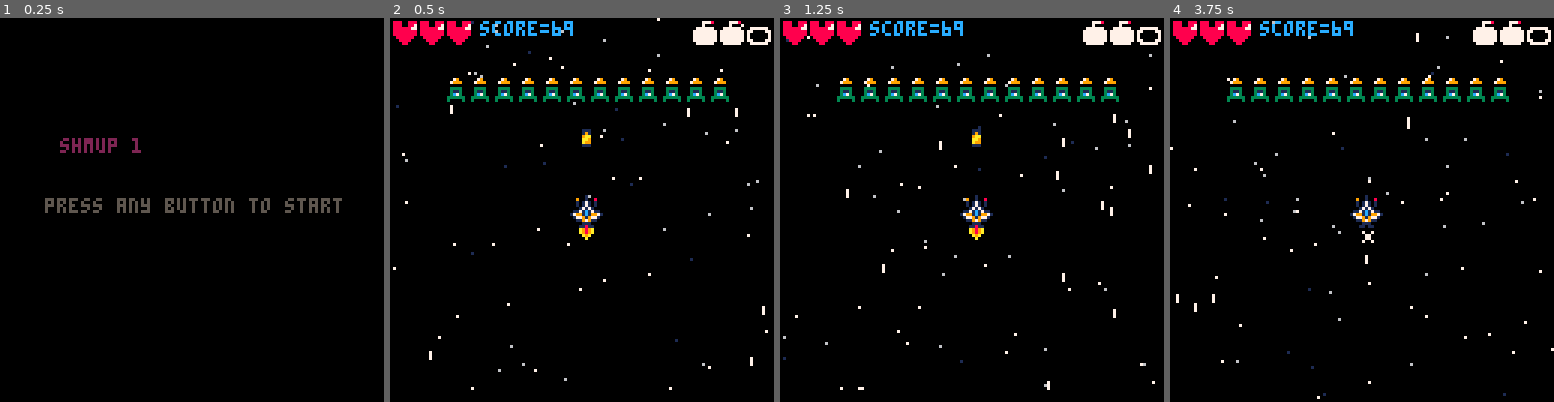
Above: before the commit, frames 1-4 (left to right).
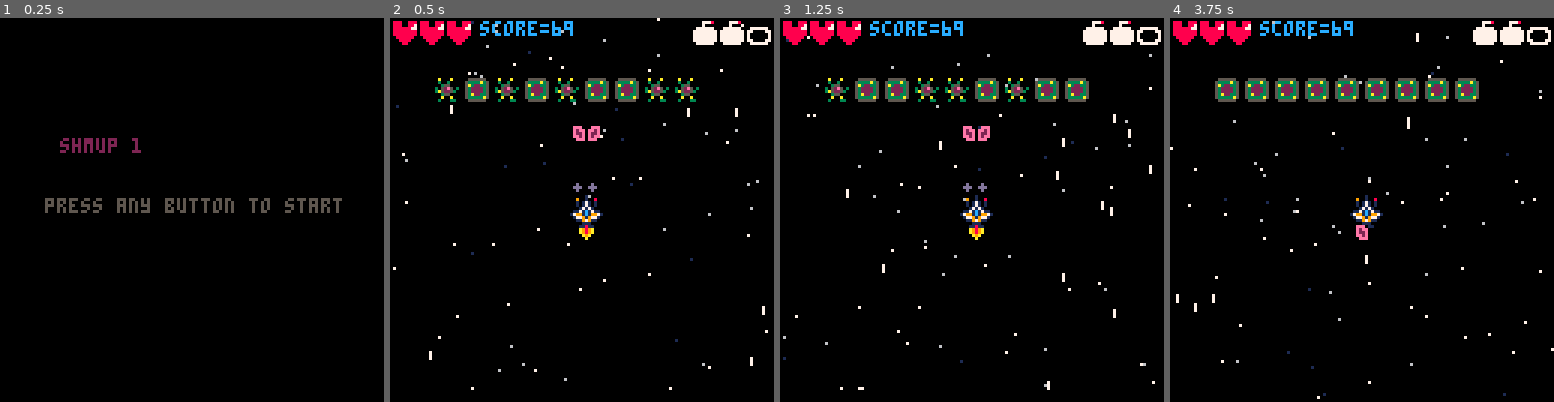
Above: after the commit, the same moments.

Repository: benanoob/simple_shmup_pico8
Game: PICO-8 cartridge shmup.p8
Same seed, same stepped clock (60 frames per second), same inputs: the game is played once before the commit and once after it.
Inputs:
- Up to frame 1 (0.25 s): no input
- Up to frame 2 (0.5 s): tap X (X key) at 0.33 s
- Up to frame 3 (1.25 s): tap O (Z key) at 0.7 s; tap X (X key) at 1.07 s
- Up to frame 4 (3.75 s): hold Right 1.6-2.1 s; tap O (Z key) every 0.4 s from 1.7 to 3.7 s; tap X (X key) at 1.85, 2.97 s; hold Up 2.15-2.42 s; hold Right 2.47-3.03 s; hold Left 3.08-3.58 s; hold Down from 3.63 s (still down)

Frame 1 is identical in both runs. In frame 2, 3.4% of the frame differs, in the area x 11-89%, y 15-46%; in frame 3, 3.5%; in frame 4, 3.7%, in the area x 11-89%, y 15-59%.

Commit message:
rework bullet system

Diff:
--- a/draw.lua
+++ b/draw.lua
@@ -24,7 +24,7 @@
     else
         if sin(t / 10) < -0.2 then
             draw_obj(ship)
-            spr(ship.flame, ship.x, ship.y)
+            spr(flr(ship.flame), ship.x + ship.spx + 2, ship.y + ship.spy + 10)
         end
     end
 
@@ -36,8 +36,12 @@
         draw_hitb()
     end
 
-    if muzzle_flash > 0 then
-        circfill(ship.x + ship.spx + 5, ship.y + ship.spy - 2, muzzle_flash, 9)
+    for bul in all(bullets) do
+        draw_obj(bul)
+        if bul.muz_flash > 0 then
+            circfill(bul.muz_x, bul.muz_y, bul.muz_flash, 13)
+        end
+        bul.muz_flash -= 1
     end
 
     -- draw particles
--- a/gameplay.lua
+++ b/gameplay.lua
@@ -20,9 +20,6 @@
     update_enemies()
 
     update_bullets()
-    if muzzle_flash > 0 then
-        muzzle_flash = muzzle_flash - 1
-    end
 
     update_collisions_edges()
     update_collision_ship()
@@ -57,13 +54,29 @@
     end
     if btn(5) then
         if delay_next_shot == 0 then
-            local bullet = { x = ship.x + ship.spx + 4, y = ship.y + ship.spy - 2, xb = 3, yb = 6, spx = 0, spy = 0, w = 1, h = 1, spr = 16 }
-            add(bullets, bullet)
+            add(bullets, create_bullet(ship.x + ship.spx+ 1, ship.y + ship.spy - 3, 0))
+            add(bullets, create_bullet(ship.x + ship.spx + 6, ship.y + ship.spy - 3, 1))
             sfx(0)
-            muzzle_flash = 4
             delay_next_shot = fire_rate
         end
     end
+end
+
+function create_bullet(x, y, spr)
+    local bul = {}
+    bul.x = x
+    bul.y = y
+    bul.xb = 3
+    bul.yb = 7
+    bul.spx = 0
+    bul.spy = 0
+    bul.w = 1
+    bul.h = 1
+    bul.spr = spr
+    bul.muz_x = x+1
+    bul.muz_y = y
+    bul.muz_flash = 4
+    return bul
 end
 
 function update_bullets()
@@ -98,7 +111,7 @@
 function update_enemies()
     for enemy in all(enemies) do
         -- enemy.y += 0.4
-        enemy.spr = mod(enemy.spr + 0.1, 3, 32)
+        -- enemy.spr = mod(enemy.spr + 0.1, 3, 32)
     end
 end
 
--- a/init_states.lua
+++ b/init_states.lua
@@ -27,12 +27,7 @@
 	ship.xb = 2
 	ship.yb = 2
 
-
- x_bul = 64
- y_bul = -10
 	speed_bul = 5
-	muzzle_flash = 0
-
 
 	score = 69
 	lives = 3
@@ -77,13 +72,13 @@
 	delay_next_shot = 0
 
 	enemies = {}
-	for i=1,12 do
+	for i=1,9 do
 		local en = {}
-		en.x = i*8 + 10
+		en.x = i*10 + 5
 		en.y = 20
 		en.spx = 0
 		en.spy = 0
-		en.spr = 34
+		en.spr = 35 + flr(rnd(2))
 		en.w = 1
 		en.h = 1
 		en.hp = 10
Not shown, changed: 30 lines of the sprite sheet (__gfx__) section of shmup.p8
Not shown, changed: README.md
Not shown, added: artwork/BlobBea.png
Not shown, added: artwork/Medusbea.png
Not shown, added: artwork/Sprite-0005.png
Not shown, added: artwork/tentabea.png
Not shown, changed: notes.md
Not shown, added: ui/UIbea3.png
Not shown, added: ui/uilizennprotomockup.png
Not shown, added: ui/uiproto1lizenn.png
